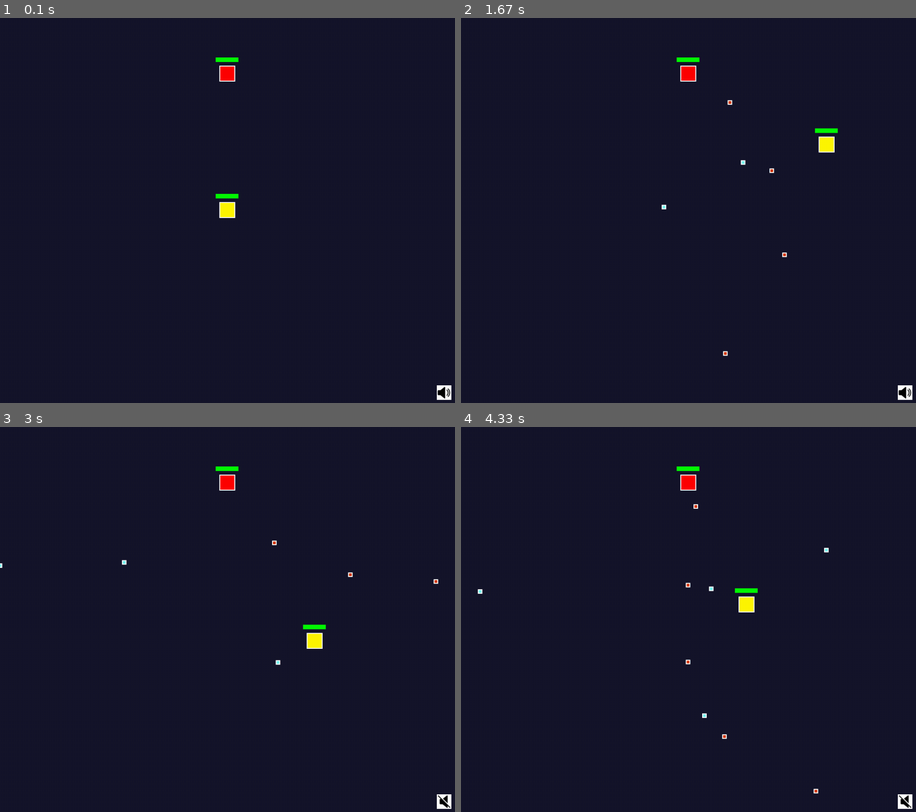
Above: before the commit, frames 1-4 (two rows, left to right).
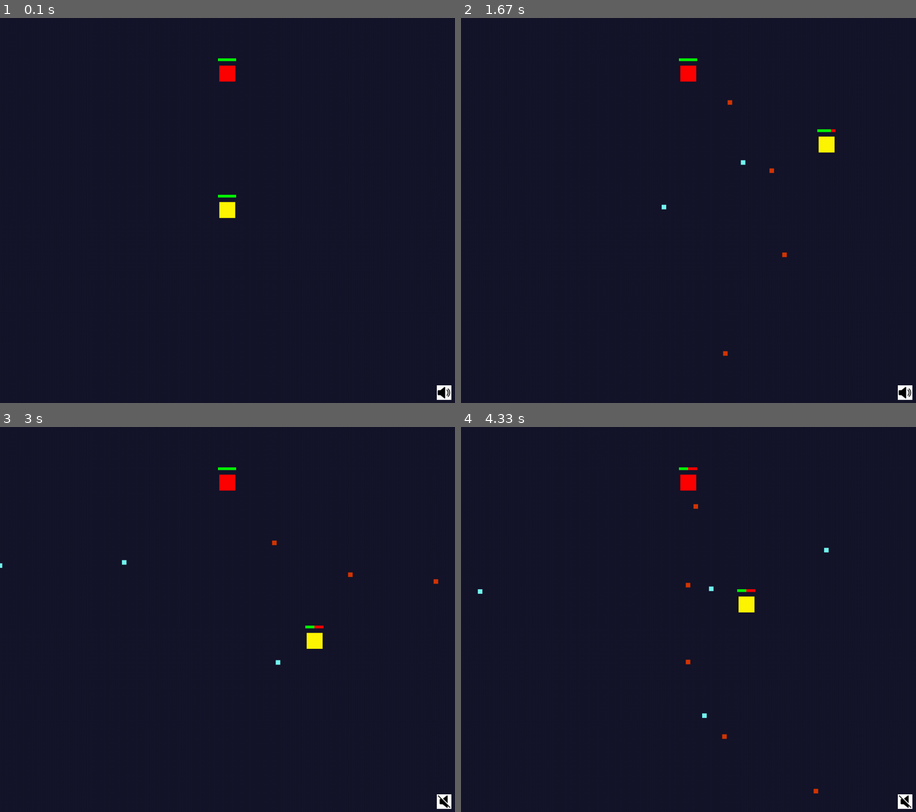
Above: after the commit, the same moments.

Repository: LuizBudeu/Pygame
Game: pygame game, started from BulletHell/main.py
Two runs of this game, one before a commit and one after it. Both use one fixed random seed, a clock stepped at 60 frames per second and the inputs below.
Inputs (mouse positions are in pixels of both pictures, inside the frame that each line leads up to):
- Up to frame 1 (0.1 s): no input
- Up to frame 2 (1.67 s): tap Space at 0.33 s; hold Right 0.67-1.13 s; move the mouse to (834, 198) at 0.7 s; hold Up 1.17-1.47 s; move the mouse to (579, 214) at 1.2 s; hold Right from 1.5 s (still down); move the mouse to (547, 152) at 1.53 s
- Up to frame 3 (3 s): release Right at 1.97 s; hold Left 2-2.53 s; move the mouse to (295, 484) at 2.03 s; hold M 2.57-2.87 s; hold Down 2.57-2.87 s; move the mouse to (282, 654) at 2.6 s; hold Down from 2.9 s (still down); move the mouse to (236, 488) at 2.93 s
- Up to frame 4 (4.33 s): release Down at 3.2 s; hold Left 3.23-3.63 s; move the mouse to (524, 607) at 3.27 s; hold Up 3.67-4.03 s; move the mouse to (693, 658) at 3.7 s; hold Right from 4.07 s (still down); move the mouse to (674, 554) at 4.1 s

The runs differ from the first frame. In frame 1, 0.2% of the frame differs, in the area x 47-53%, y 10-52%; in frame 2, 0.2%; in frame 3, 0.2%; in frame 4, 0.3%, in the area x 3-81%, y 10-96%.

Commit message:
hit detection and killing entities

Diff:
--- a/BulletHell/common/entity.py
+++ b/BulletHell/common/entity.py
@@ -1,13 +1,14 @@
 import pygame
 import math
 from .settings import *
+from lifebar import Lifebar
 
 
 
 class Entity:
     unique_id = 0
 
-    def __init__(self, x, y, width, height, color, name="unnamed_entity", max_health=None):
+    def __init__(self, x, y, width, height, color, name="unnamed_entity", max_health=999999):
         self.name = name
         self.id = Entity.unique_id
         Entity.unique_id += 1
@@ -71,3 +72,17 @@
 
     def take_damage(self, damage):
         self.health -= damage
+        if self.health <= 0:
+            self.health = 0
+
+    def alive(self):
+        if self.health <= 0:
+            return False
+        else:
+            return True
+
+    def show_lifebars(self, screen):
+        self.lifebar = Lifebar(self.x, self.y, 40, 6, self.max_health)
+        self.lifebar.take_damage(self.max_health - self.health)
+        self.lifebar.set_center_position((self.rect.centerx, self.rect.centery - 30))
+        self.lifebar.draw(screen)
--- a/BulletHell/common/settings.py
+++ b/BulletHell/common/settings.py
@@ -20,3 +20,4 @@
 LIGHTBROWN = (161, 90, 35)
 LIGHTGRAY = (161, 161, 161)
 NIGHTBLUE = (22, 22, 43)
+LIGHTRED = (250, 94, 82)
--- a/BulletHell/enemy.py
+++ b/BulletHell/enemy.py
@@ -4,7 +4,6 @@
 from common.ui_utils import *
 from common.entity import Entity
 from bullet import Bullet
-from lifebar import Lifebar
 
 
 class Enemy(Entity):
@@ -12,14 +11,19 @@
         super().__init__(x, y, width, height, color, name, max_health)
         self.vel_mod = 2
         self.fire_rate = 250
+        self.intangible = False
+        self.taken_damage = False
+        self.max_hit_frames = 15
+        self.current_hit_frames = self.max_hit_frames
 
     def shoot(self, entities, player):
-        bullet = Bullet(self.rect.centerx, self.rect.centery, 10, 10, REDDISHBROWN, 'bullet')
-        bullet.set_center_position((self.rect.centerx, self.rect.centery))
-        angle = self.get_bullet_direction(player)
-        bullet.velx = bullet.vel_mod * math.cos(angle)
-        bullet.vely = bullet.vel_mod * math.sin(angle)
-        entities[bullet.id] = bullet
+        if self.alive():
+            bullet = Bullet(self.rect.centerx, self.rect.centery, 10, 10, REDDISHBROWN, 'enemy_bullet')
+            bullet.set_center_position((self.rect.centerx, self.rect.centery))
+            angle = self.get_bullet_direction(player)
+            bullet.velx = bullet.vel_mod * math.cos(angle)
+            bullet.vely = bullet.vel_mod * math.sin(angle)
+            entities[bullet.id] = bullet
 
     def get_bullet_direction(self, player):
         center = self.get_center_position()
@@ -27,8 +31,16 @@
         angle = math.atan2(player_center[1] - center[1], player_center[0] - center[0])
         return angle
 
-    def show_lifebars(self, screen):
-        self.lifebar = Lifebar(self.x, self.y, 50, 10, max_health=self.max_health)
-        self.lifebar.take_damage(self.max_health - self.health)
-        self.lifebar.set_center_position((self.rect.centerx, self.rect.centery - 30))
-        self.lifebar.draw(screen)
+    def take_damage(self, damage):
+        self.taken_damage = True
+        self.set_intangible(True)
+        self.health -= damage
+        if self.health <= 0:
+            self.health = 0
+
+    def set_intangible(self, intangible):
+        self.intangible = intangible
+        if intangible:
+            self.color = WHITE
+        else:
+            self.color = RED
--- a/BulletHell/game.py
+++ b/BulletHell/game.py
@@ -118,10 +118,12 @@
             entity.update()
             entity.draw(self.screen)
 
+            if not entity.alive():
+                entity.name = 'to_be_deleted'
+
         self.handle_player()
         self.handle_enemies()
         self.handle_bullets()
-        #print(self.player.health)
 
         self.draw_ui()
         self.cleanup()
@@ -137,25 +139,45 @@
             self.player.current_dash_frames = self.player.max_dash_frames
 
         # Hit detection
-        for bullet in self.get_entities_from_name('bullet'):
+        for bullet in self.get_entities_from_name('enemy_bullet'):
             if self.player.hit(bullet) and not self.player.intangible:
-                print("dano")
                 self.player.take_damage(25)
+
+        # Hit frames handling
+        if self.player.current_hit_frames > 0 and self.player.taken_damage:
+            self.player.current_hit_frames -= 1
+        if self.player.current_hit_frames <= 0:
+            self.player.set_intangible(False)
+            self.player.taken_damage = False
+            self.player.current_hit_frames = self.player.max_hit_frames
 
         # Visual effects
         self.player.show_lifebars(self.screen)
-        self.player.show_hitbox(self.screen)
+        #self.player.show_hitbox(self.screen)
 
     def handle_enemies(self):
-        for entity in self.entities.values():
-            if entity.name == 'enemy':
-                entity.show_lifebars(self.screen)
-                entity.show_hitbox(self.screen)
+        for enemy in self.get_entities_from_name('enemy'):
+                # Hit detection
+                for bullet in self.get_entities_from_name('player_bullet'):
+                    if enemy.hit(bullet) and not enemy.intangible:
+                        enemy.take_damage(25)
+
+                # Hit frames handling
+                if enemy.current_hit_frames > 0 and enemy.taken_damage:
+                    enemy.current_hit_frames -= 1
+                if enemy.current_hit_frames <= 0:
+                    enemy.set_intangible(False)
+                    enemy.taken_damage = False
+                    enemy.current_hit_frames = enemy.max_hit_frames
+
+                # Visual effects
+                enemy.show_lifebars(self.screen)
+                #enemy.show_hitbox(self.screen)
 
     def handle_bullets(self):
         for entity in self.entities.values():
-            if entity.name == 'bullet':
-                entity.show_hitbox(self.screen)
+            if 'bullet' in entity.name:
+                #entity.show_hitbox(self.screen)
 
                 if entity.out_of_bounds():
                     entity.name = 'to_be_deleted'
--- a/BulletHell/lifebar.py
+++ b/BulletHell/lifebar.py
@@ -3,7 +3,7 @@
 
 
 class Lifebar:
-    def __init__(self, x, y, width, height, color1=GREEN, color2=RED, max_health=10000):
+    def __init__(self, x, y, width, height, max_health, color1=GREEN, color2=RED):
         self.x = x
         self.y = y
         self.width = width
@@ -19,11 +19,18 @@
         self.grect = pygame.Rect(x, y, width, height)
 
     def draw(self, screen):
+        self.update()
         pygame.draw.rect(screen, self.color2, self.rrect)
         pygame.draw.rect(screen, self.color1, self.grect)
 
+    def update(self):
+        green_width = self.health / self.max_health * self.width
+        self.grect = self.grect = pygame.Rect(self.x, self.y, green_width, self.height)
+
     def take_damage(self, damage):
-        self.grect.width -= damage / self.max_health
+        self.health -= damage
+        if self.health <= 0:
+            self.health = 0
 
     def set_center_position(self, center):
         self.x = center[0] - self.width / 2
--- a/BulletHell/player.py
+++ b/BulletHell/player.py
@@ -5,7 +5,6 @@
 from common.ui_utils import *
 from common.entity import Entity
 from bullet import Bullet
-from lifebar import Lifebar
 
 
 class Player(Entity):
@@ -20,15 +19,18 @@
         self.dashing = False
         self.dash_cooldown = 1000 # time in ms
         self.can_dash = True
+        self.max_hit_frames = 15
+        self.current_hit_frames = self.max_hit_frames
+        self.taken_damage = False
 
     def shoot(self, entities, bullet_sound):
-        bullet = Bullet(self.rect.centerx, self.rect.centery, 10, 10, LIGHTBLUE, 'bullet')
-        angle = self.get_bullet_direction()
-        bullet.velx = bullet.vel_mod * math.cos(angle)
-        bullet.vely = bullet.vel_mod * math.sin(angle)
-        entities[bullet.id] = bullet
-
-        bullet_sound.play()
+        if self.alive():
+            bullet = Bullet(self.rect.centerx, self.rect.centery, 10, 10, LIGHTBLUE, 'player_bullet')
+            angle = self.get_bullet_direction()
+            bullet.velx = bullet.vel_mod * math.cos(angle)
+            bullet.vely = bullet.vel_mod * math.sin(angle)
+            entities[bullet.id] = bullet
+            bullet_sound.play()
 
     def get_bullet_direction(self):
         mx, my = get_mouse_pos()
@@ -39,9 +41,16 @@
     def set_intangible(self, intangible):
         self.intangible = intangible
         if intangible:
-            self.color = LIGHTYELLOW
+            self.color = WHITE
         else:
             self.color = YELLOW
+
+    def take_damage(self, damage):
+        self.taken_damage = True
+        self.set_intangible(True)
+        self.health -= damage
+        if self.health <= 0:
+            self.health = 0
 
     def dash(self, dash_sound):
         if self.current_dash_frames > 0:
@@ -68,9 +77,3 @@
         elif self.vely < 0:
             direction[1] = -1
         return direction
-
-    def show_lifebars(self, screen):
-        self.lifebar = Lifebar(self.x, self.y, 50, 10, max_health=self.max_health)
-        self.lifebar.take_damage(self.max_health - self.health)
-        self.lifebar.set_center_position((self.rect.centerx, self.rect.centery - 30))
-        self.lifebar.draw(screen)
